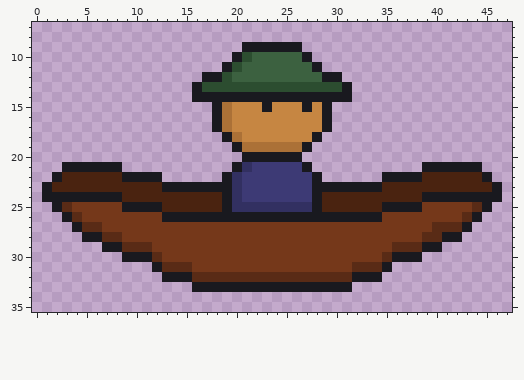
Two states of a pixel-art sprite, src/assets/images/boat/boat_idle1.png. The picture above is the old version.
The file is 48x48 pixels. Shown: x 0..47, y 7..35.
Once edited:
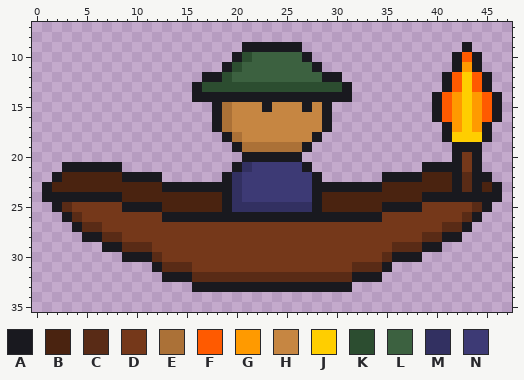
Palette (. is transparent): A #19191f  B #4a2310  C #592b16  D #75381a  E #ab7137  F #ff5a00  G #ff9a00  H #c68642  J #ffce00  K #2c4d30  L #3c6140  M #323061  N #3d3a75
The exact change:
Changed rows in their new state; - is an unchanged pixel.
first column x 40:
 9 ---A---
10 --AFA--
11 --AGA--
12 -AFJFA-
13 -AFJFA-
14 AFGJGFA
15 AFGJGFA
16 AFGJGFA
17 -AGJGA-
18 -AJJJA-
19 --AAA--
20 --ADA--
21 ---D---
22 --ACA--
23 --ACA--
first column x 40:
27 D
Where, in picture pixels (left, top, right, bottom), the same in both pictures:
changed: (432, 42, 502, 232)
